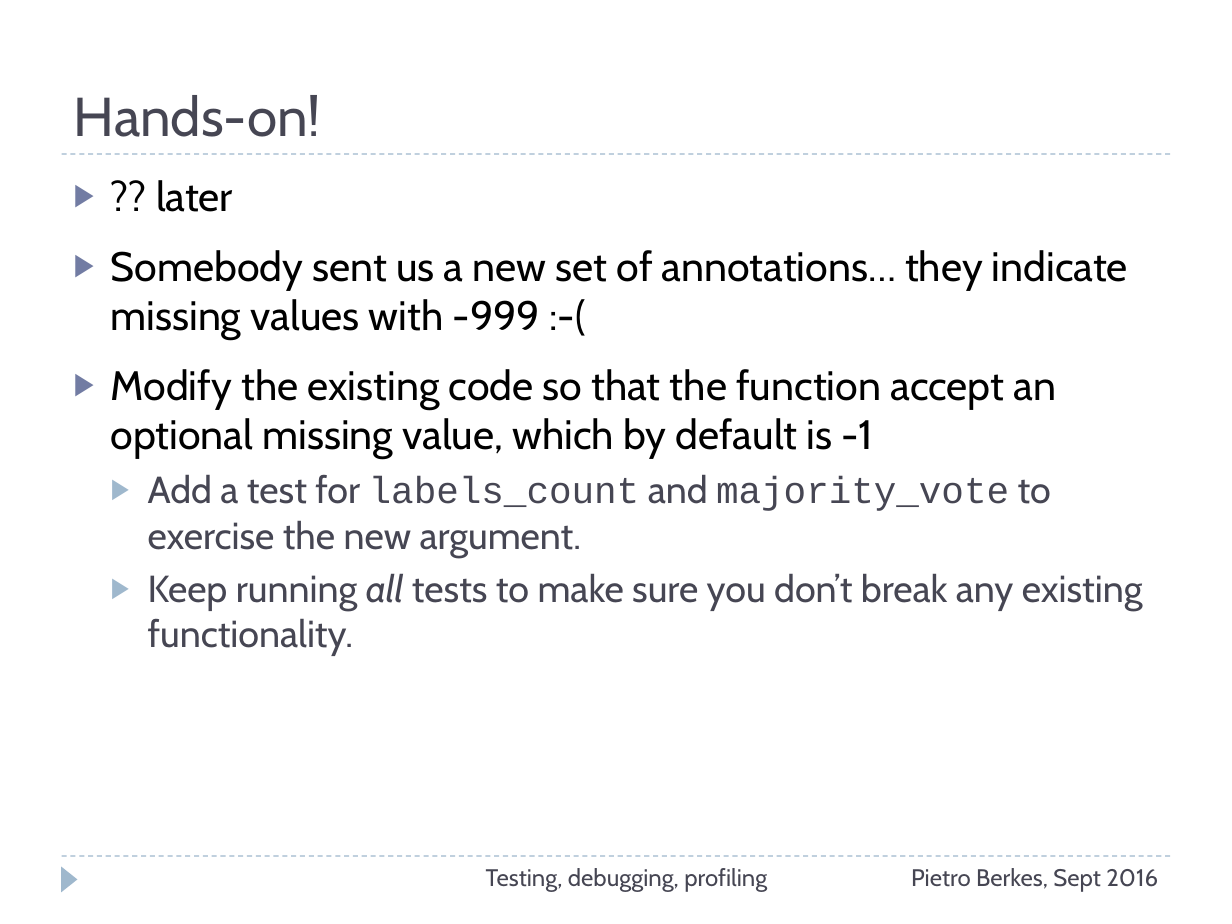
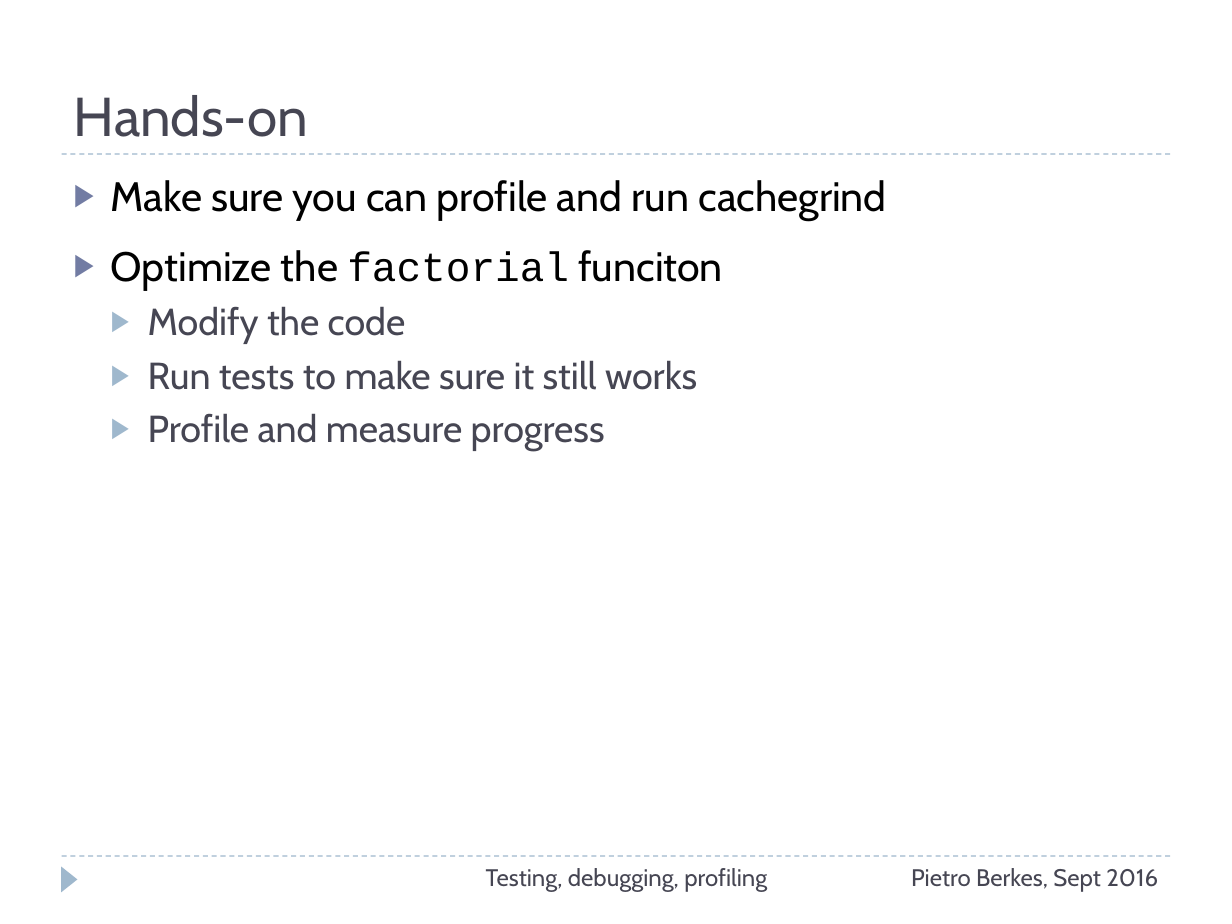
Before and after one commit to ASPP/testing_debugging_profiling, a slide deck: slide 61 of testing-debugging-profiling.pptx (slide 35 before the commit). Drawn at 1232x924 pixels with LibreOffice and Linux fonts; fonts in the diff are those of the drawing. Boxes give left, top, right and bottom in pixels: in the first picture for what was removed or moved away, otherwise in the second. Text is boxed around its words. In the diff, an @@ line names an element or a change of style, - is before the commit and + after.

```diff
--- a/testing-debugging-profiling.pptx
+++ b/testing-debugging-profiling.pptx
@@ title at (x1=74, y1=95, x2=308, y2=137): text changed @@
-Hands-on!
+Hands-on
@@ text at (x1=111, y1=180, x2=886, y2=452): text changed; size 24 to 22 pt; text colour #000000 to #464653 @@
-▶ ?? later
-▶ Somebody sent us a new set of annotations… they indicate missing values with -999 :-(
-▶ Modify the existing code so that the function accept an optional missing value, which by default is -1
-  ▶ Add a test for labels_count and majority_vote to exercise the new argument.
-  ▶ Keep running all tests to make sure you don’t break any existing functionality.
+▶ Make sure you can profile and run cachegrind
+▶ Optimize the factorial funciton
+  ▶ Modify the code
+  ▶ Run tests to make sure it still works
+  ▶ Profile and measure progress
```
Also in this commit, not shown: 26 other slides changed, 2 slides added, 5 slides removed.
